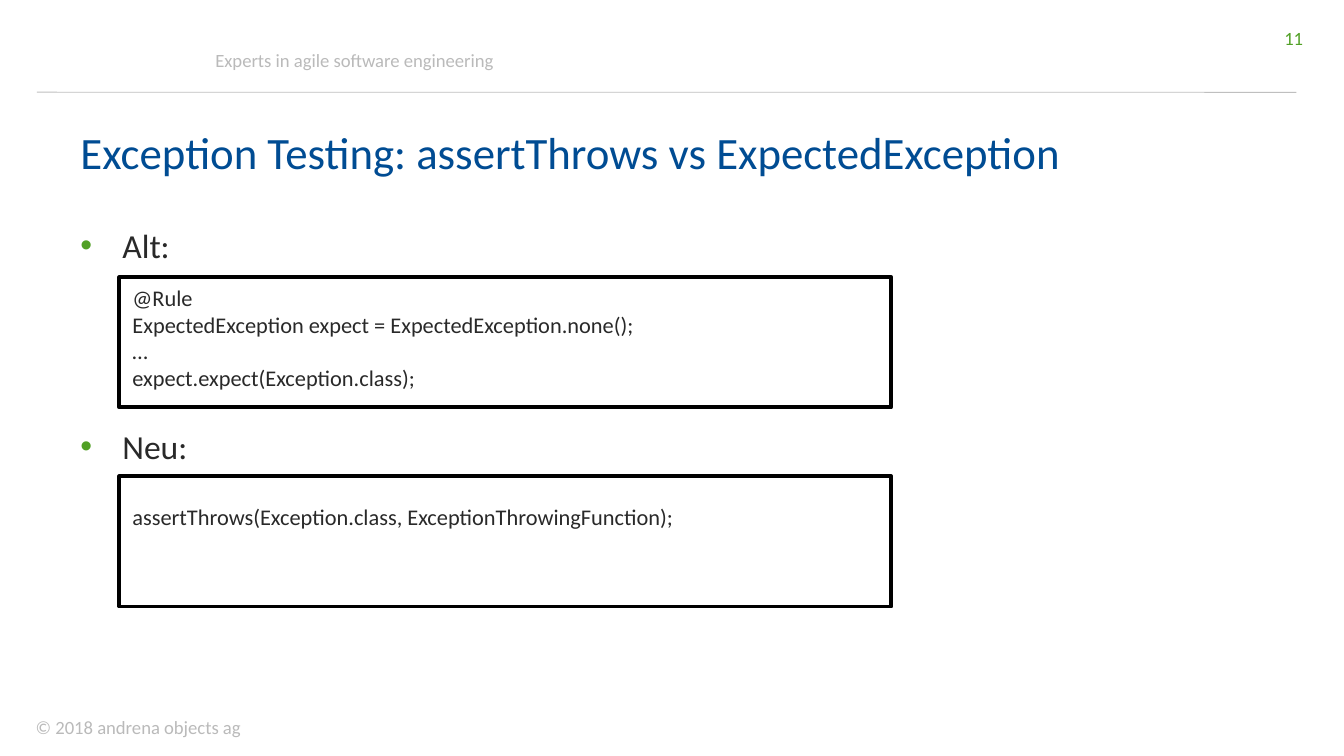
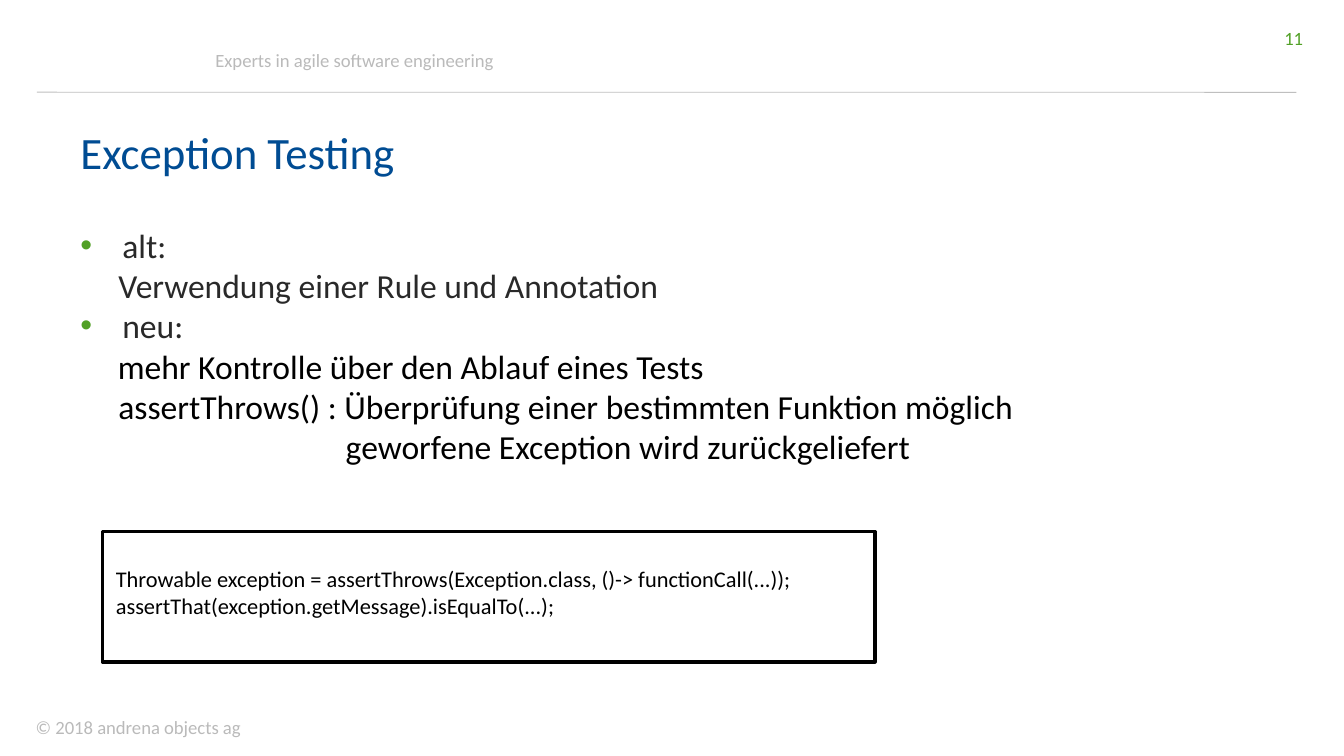
Before and after one commit to andrena/junit5-workshop-et-ka-2018, a slide deck: slide 11 of files/Folien.pptx. Drawn at 1344x756 pixels with LibreOffice and Linux fonts; fonts in the diff are those of the drawing; background and template pictures are left out. Boxes give left, top, right and bottom in pixels: in the first picture for what was removed or moved away, otherwise in the second. Text is boxed around its words. In the diff, an @@ line names an element or a change of style, - is before the commit and + after.

```diff
--- a/files/Folien.pptx
+++ b/files/Folien.pptx
@@ text at bbox=[80, 138, 394, 177]: text changed @@
-Exception Testing: assertThrows vs ExpectedException
+Exception Testing
@@ text at bbox=[118, 234, 1013, 465]: text changed; text colour #292929 to #000000 @@
-• Alt:
-• Neu:
+• alt:
+Verwendung einer Rule und Annotation
+• neu:
+mehr Kontrolle über den Ablauf eines Tests
+assertThrows() : Überprüfung einer bestimmten Funktion möglich
+geworfene Exception wird zurückgeliefert
@@ rectangle removed at bbox=[120, 476, 891, 606] @@
-assertThrows(Exception.class, ExceptionThrowingFunction);
@@ rectangle "Throwable exception = assertThrows(Exception.class, ()-> ...": place and size @@
-rectangle "Throwable exception = assertThrows(Exception.class, ()-> ..." at bbox=[120, 277, 891, 407]
+rectangle "Throwable exception = assertThrows(Exception.class, ()-> ..." at bbox=[102, 532, 874, 663]
@@ text in rectangle at bbox=[116, 571, 790, 618]: text changed; text colour #292929 to #000000 @@
-@Rule
-ExpectedException expect = ExpectedException.none();
-…
-expect.expect(Exception.class);
+Throwable exception = assertThrows(Exception.class, ()-> functionCall(...));
+assertThat(exception.getMessage).isEqualTo(...);
```
Also in this commit, not shown: 10 other slides changed, 13 slides added.
